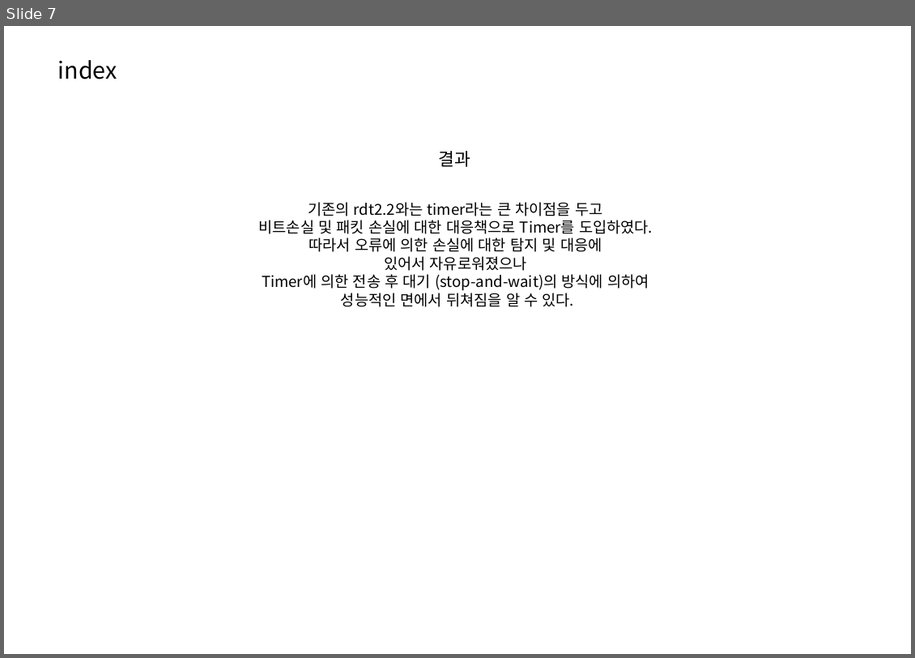
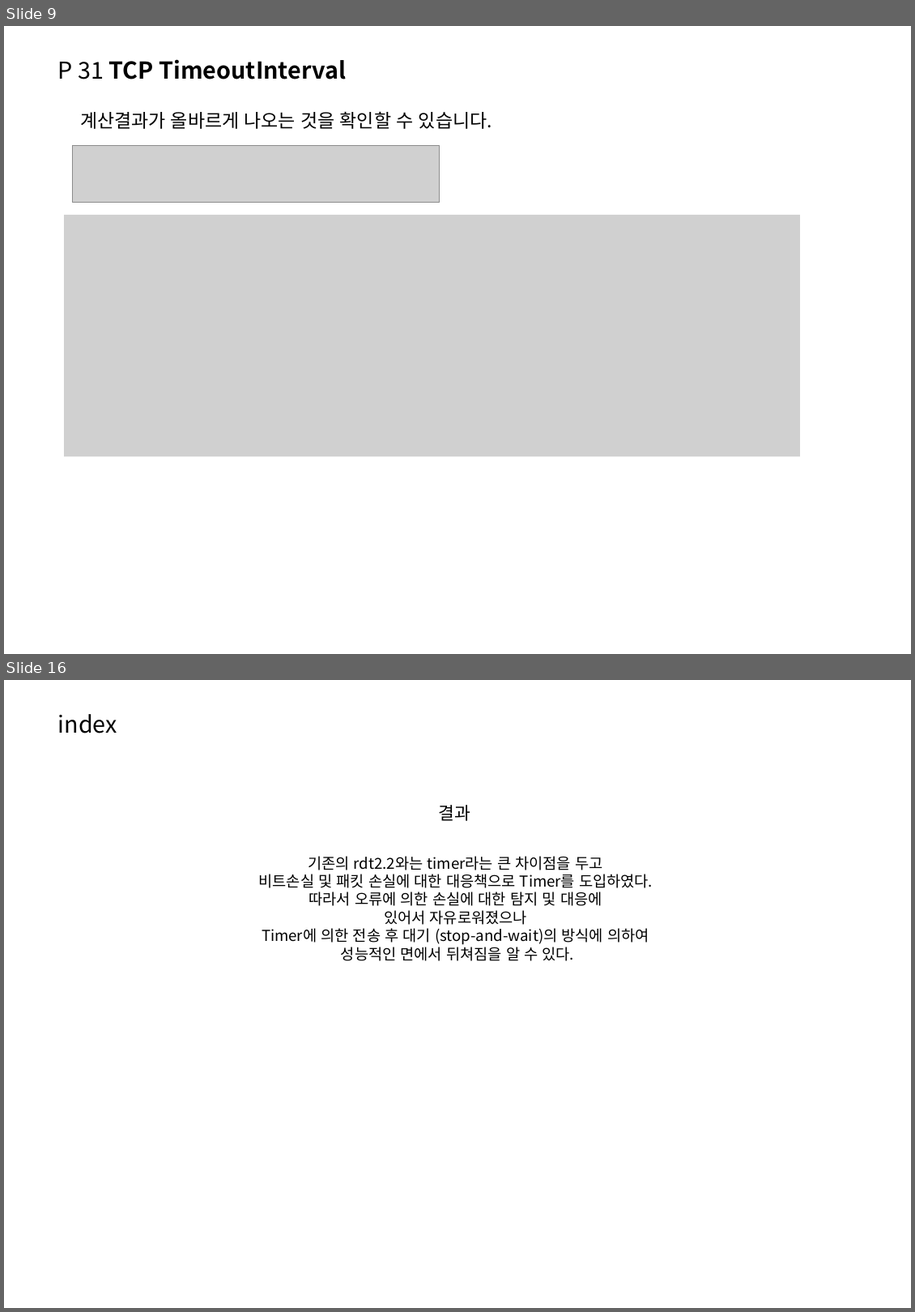
Before and after one commit to ingkoon/2020-s, a slide deck: ComputerNetwork/exc10/20151167 이인재 컴퓨터네트워크 연습문제(P 31, P 27).pptx. Shown one above the other, each under a label of ours: slide 7 before the commit, slides 9 and 16 after it; the slides between them are not shown. The pictures are 915x658 and 915x1312 pixels, drawn with LibreOffice and Linux fonts; fonts in the diff are those of the drawing; grey boxes stand for pictures; background and template pictures are left out. Boxes give left, top, right and bottom in pixels: in the first picture for what was removed or moved away, otherwise in the second. Text is boxed around its words. In the diff, an @@ line names an element or a change of style, - is before the commit and + after.

```diff
--- a/ComputerNetwork/exc10/20151167 이인재 컴퓨터네트워크 연습문제(P 31, P 27).pptx
+++ b/ComputerNetwork/exc10/20151167 이인재 컴퓨터네트워크 연습문제(P 31, P 27).pptx
@@ slide 9 added at <box>4,26,911,654</box>, background picture (left out) @@
@@ text added at <box>58,59,346,79</box>, 20 pt, text #000000, bold @@
+P 31 TCP TimeoutInterval
@@ text added at <box>80,111,492,129</box>, 16 pt, text #000000 @@
+계산결과가 올바르게 나오는 것을 확인할 수 있습니다.
@@ picture added at <box>72,145,439,202</box> @@
@@ picture added at <box>64,215,800,457</box> @@
@@ what was slide 7 is now slide 16 @@
```
Also in this commit, not shown: 4 slides changed, 10 other slides added, 2 slides removed, 1 other file.
